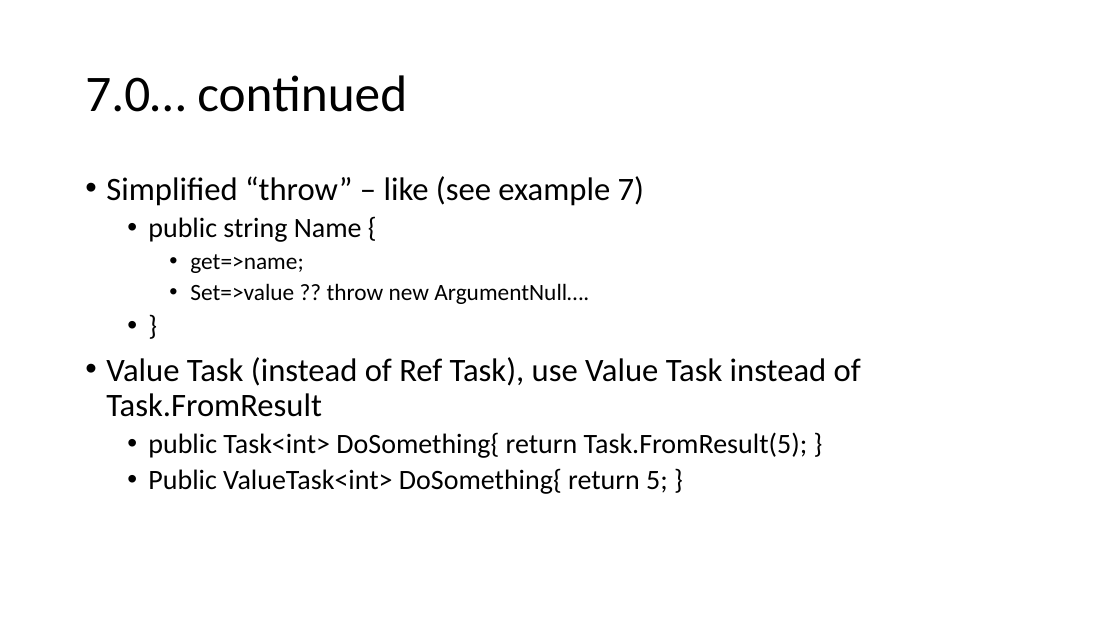
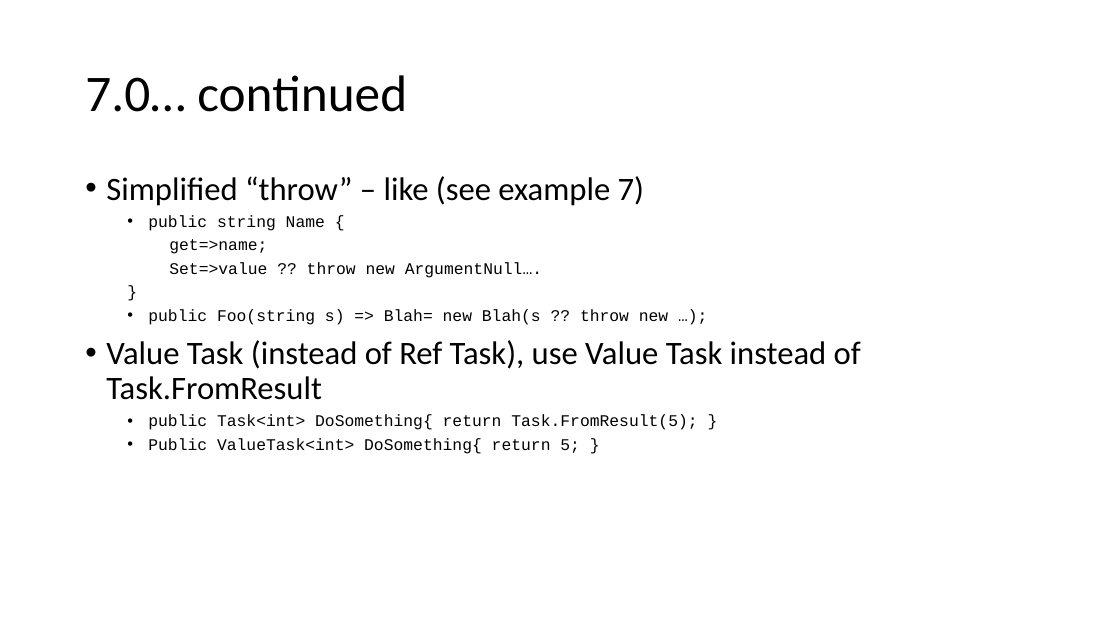
Before and after one commit to reazhaq/CSharp7, a slide deck: slide 4 of What’s New in C#7.pptx. Drawn at 1120x630 pixels with LibreOffice and Linux fonts; fonts in the diff are those of the drawing. Boxes give left, top, right and bottom in pixels: in the first picture for what was removed or moved away, otherwise in the second. Text is boxed around its words. In the diff, an @@ line names an element or a change of style, - is before the commit and + after.

```diff
--- a/What’s New in C#7.pptx
+++ b/What’s New in C#7.pptx
@@ text at [148,215,697,454]: size 24 to 14 pt in "public string Name {", "}", "public Task<int> DoSomething{ return Task.FromResult(5); }", "Public ValueTask<int> DoSomething{ return 5; }"; font Calibri to Courier New in "public string Name {", "get=>name;", "Set=>value ?? throw new ArgumentNull….", "}" and 2 more places; size 20 to 14 pt in "get=>name;", "Set=>value ?? throw new ArgumentNull…."; bullet • to none @@
@@ text at [148,309,668,325]: paragraph added @@
+  • public Foo(string s) => Blah= new Blah(s ?? throw new …);
```
Also in this commit, not shown: 4 other slides changed, 6 other files.
